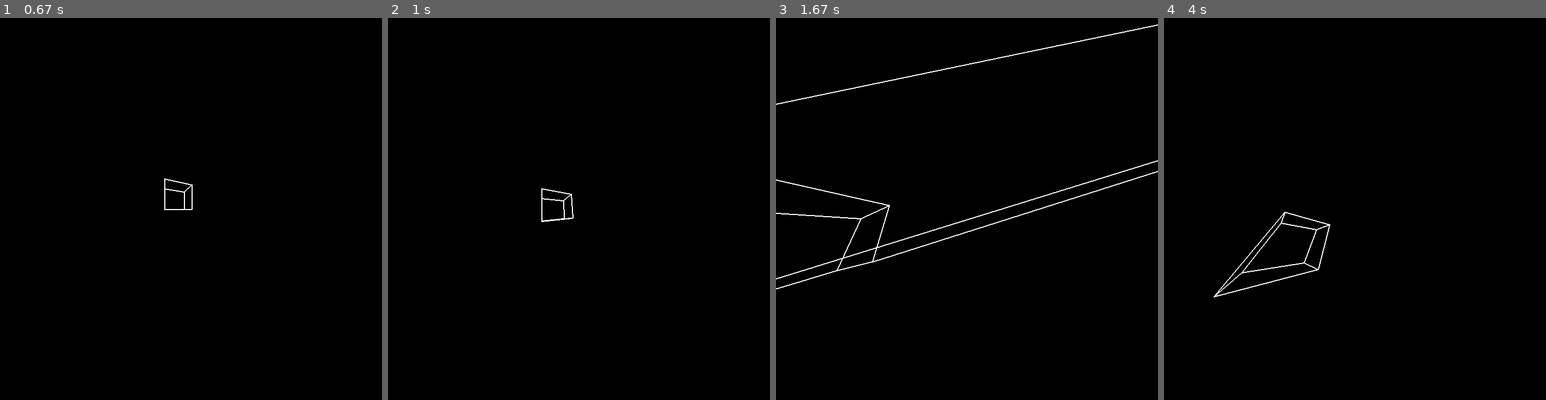
Above: before the commit, frames 1-4 (left to right).
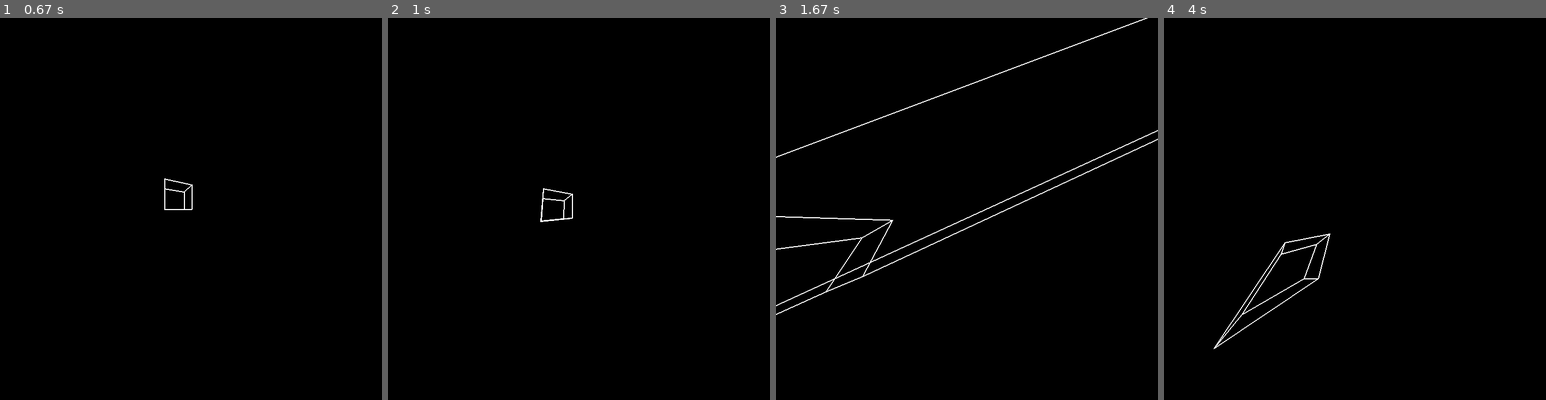
Above: after the commit, the same moments.

Repository: Anthony-Gambale/Pygame-3D
Game: pygame game, started from src/main.py
The game is run twice, just before and just after one commit, with the same random seed, the same clock (stepped at 60 frames per second) and the same inputs.
Inputs:
- Up to frame 1 (0.67 s): hold Right from 0.33 s (still down)
- Up to frame 2 (1 s): release Right at 0.8 s; hold Up from 0.83 s (still down); hold W from 0.83 s (still down); tap Space at 0.9 s; tap Shift at 0.98 s
- Up to frame 3 (1.67 s): release Up at 1.13 s; release W at 1.13 s; hold Right 1.17-1.63 s; hold D 1.17-1.63 s; tap Space at 1.23 s
- Up to frame 4 (4 s): hold Left 1.67-2.2 s; hold A 1.67-2.2 s; tap Space at 1.73, 2.03, 2.3, 2.63, 3.07, 3.47, 3.77 s; hold Down 2.23-2.53 s; hold S 2.23-2.53 s; tap Shift at 2.38, 3.55 s; hold Left 2.57-2.97 s; hold A 2.57-2.97 s; hold Up 3-3.37 s; hold W 3-3.37 s; hold Right from 3.4 s (still down); hold D from 3.4 s (still down)

Frame 1 is identical in both runs. In frame 2, less than 0.1% of the frame differs, in the area x 39-49%, y 44-54%; in frame 3, 2.1%, in the area x 0-100%, y 0-78%; in frame 4, 0.8%.

Commit message:
made camera slightly more efficient

Diff:
--- a/links.txt
+++ /dev/null
@@ -1,6 +0,0 @@
-
-perspective projection
-https://en.wikipedia.org/wiki/3D_projection#Mathematical_formula
-
-transforming the plane into 2 dimensions
-https://en.wikipedia.org/wiki/Cross_product#Computing_the_cross_product
--- a/src/camera.py
+++ b/src/camera.py
@@ -45,8 +45,7 @@
         ])
 
         self.n = self.n.transform(rotation_matrix) # transform the normal vector
-        self.bx = self.bx.transform(rotation_matrix) # transform basis vectors
-        self.by = self.by.transform(rotation_matrix)
+        self.by = self.by.transform(rotation_matrix) # transform basis vector
 
         self.update() # update the screen position
 
@@ -61,7 +60,6 @@
         ])
 
         self.n = self.n.transform(rotation_matrix) # transform the normal vector
-        self.bx = self.bx.transform(rotation_matrix) # transform basis vectors
-        self.by = self.by.transform(rotation_matrix)
+        self.bx = self.bx.transform(rotation_matrix) # transform basis vector
 
         self.update() # update the screen position
